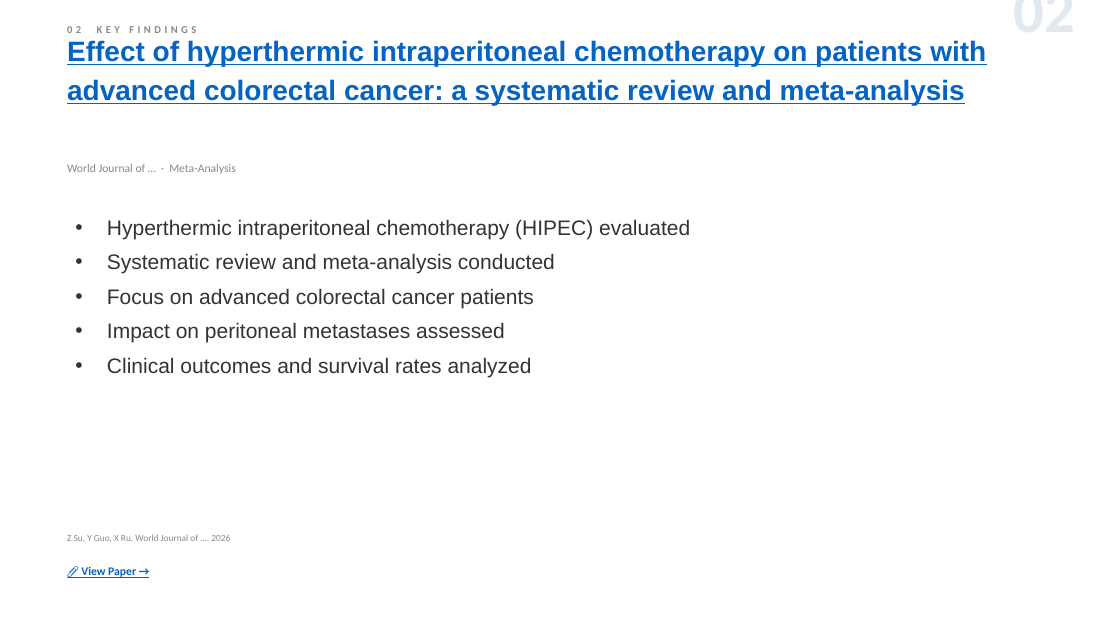
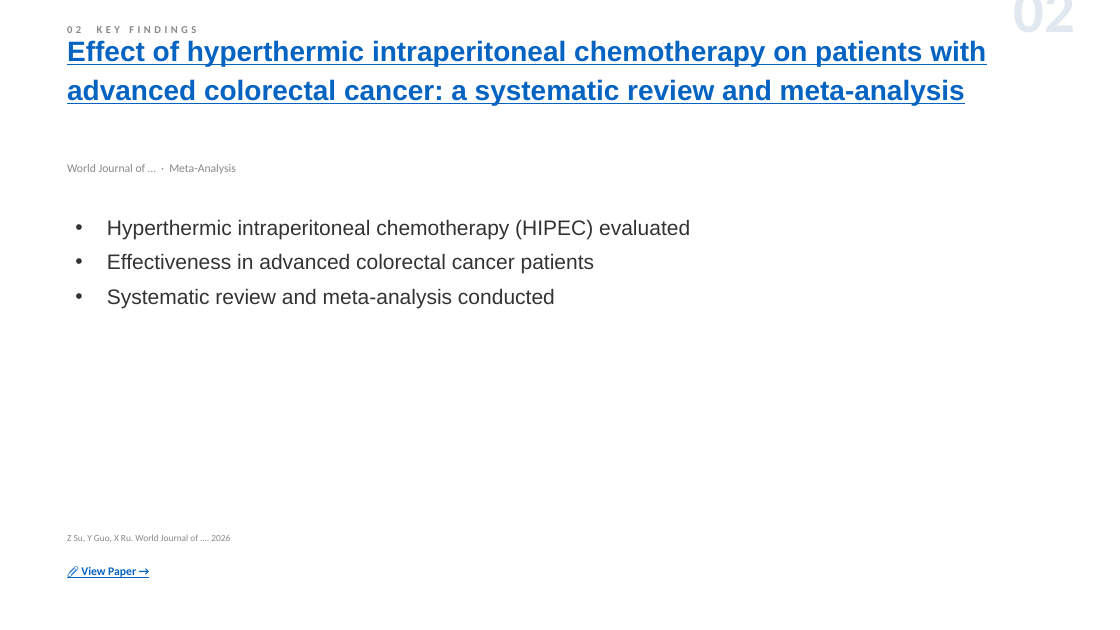
Before and after one commit to jejenhu-maker/colorectal-weekly-digest, a slide deck: slide 4 of docs/digest-en.pptx. Drawn at 1120x630 pixels with LibreOffice and Linux fonts; fonts in the diff are those of the drawing. Boxes give left, top, right and bottom in pixels: in the first picture for what was removed or moved away, otherwise in the second. Text is boxed around its words. In the diff, an @@ line names an element or a change of style, - is before the commit and + after.

```diff
--- a/docs/digest-en.pptx
+++ b/docs/digest-en.pptx
@@ text at (107,253,594,274): paragraph added @@
+• Effectiveness in advanced colorectal cancer patients
@@ text at (107,288,533,377): paragraphs removed @@
-• Focus on advanced colorectal cancer patients
-• Impact on peritoneal metastases assessed
-• Clinical outcomes and survival rates analyzed
```
Also in this commit, not shown: 12 other slides changed, 1 slide added, 1 slide removed, 2 other files.
